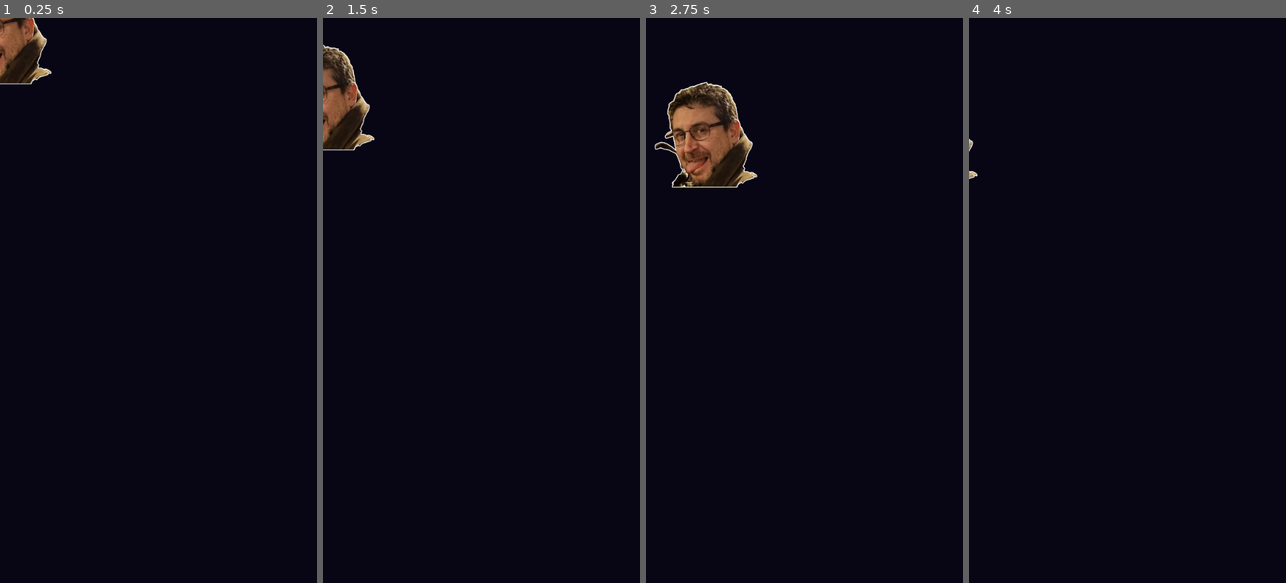
Above: before the commit, frames 1-4 (left to right).
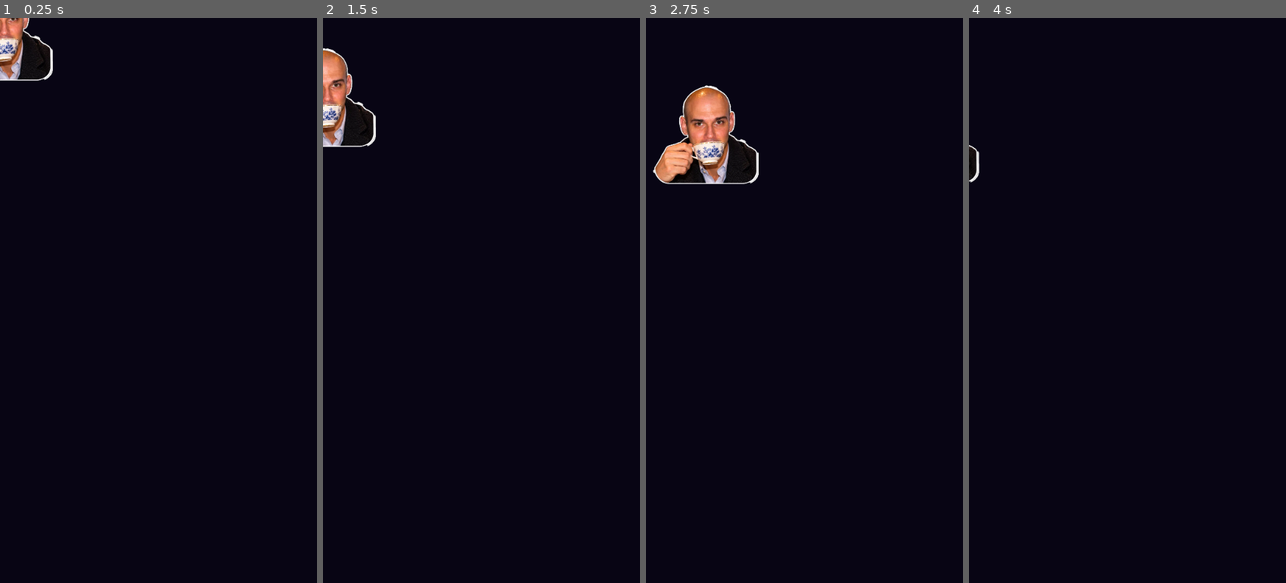
Above: after the commit, the same moments.

Repository: leandroni1983/StarfallInvaders
Game: Godot game, scene res://scenes/bosses/boss_02.tscn
Two runs of this game, one before a commit and one after it. Both use one fixed random seed, a clock stepped at 60 frames per second and the inputs below. This scene is started directly instead of the project's main scene.
Inputs (mouse positions are in pixels of both pictures, inside the frame that each line leads up to):
- Up to frame 1 (0.25 s): no input
- Up to frame 2 (1.5 s): tap Enter (ui_accept) at 0.5, 0.77 s; move the mouse to (551, 272) at 0.52 s; hold Right (move_right) 0.53-1.25 s; hold B (bomb) 0.53-1.25 s; click (551, 272) at 0.67 s; drag from (418, 328) to (465, 413) at 1.27 s
- Up to frame 3 (2.75 s): move the mouse to (836, 176) at 2.02 s; hold Right (move_right) from 2.03 s (still down); hold B (bomb) from 2.03 s (still down)
- Up to frame 4 (4 s): release Right (move_right) at 2.75 s; release B (bomb) at 2.75 s; drag from (1111, 413) to (1032, 215) at 2.77 s; move the mouse to (1222, 385) at 3.52 s; hold Left (move_left) from 3.53 s (still down); hold B (bomb) from 3.53 s (still down); tap Enter (ui_accept) at 3.77 s

The runs differ from the first frame. In frame 1, 1.3% of the frame differs, in the area x 0-17%, y 0-12%; in frame 2, 1.9%; in frame 3, 4.0%, in the area x 2-36%, y 11-30%; in frame 4, 0.1%.

Commit message:
feat: nuevo jefe Farol Faina, frases y README ampliado
- BOSS01 "JUAMPI EVIL": frase de entrada (perfil / puro humo).
- BOSS02 pasa a "SERIAL TE" (sprite serial_te.png) con frase
  "VAMOS A TOMAR UN TE / VENI VENI".
- BOSS03 "FAROL FAINA" (sprite farol_faina.png): abanico de 6 balas y
  navecitas con forma de porcion de pizza (SpriteFactory.pizza_slice()).
- main.gd rota entre los tres jefes (_cycle % 3).
- enemy_minion.gd: export pizza_slice.
- README.md ampliado: indice, bucle de juego, enemigos, jefes con
  frases, mejoras, estructura, arquitectura, arte, audio,
  persistencia, pruebas, Android, herramientas y FAQ.
- tools/check_textures.gd cubre serial_te.png y farol_faina.png.

Diff:
--- a/scenes/bosses/boss_01.tscn
+++ b/scenes/bosses/boss_01.tscn
@@ -16,6 +16,8 @@
 can_shoot = true
 minion_interval = 4.0
 minions_per_spawn = 2
+boss_name = "JUAMPI EVIL"
+intro_message = "AVERIGUEMOS CUAL ES TU PERFIL\nESTOY SEGURO QUE SOS PURO HUMO!!!"
 
 [node name="Sprite2D" type="Sprite2D" parent="."]
 scale = Vector2(0.3, 0.3)
--- a/scenes/bosses/boss_02.tscn
+++ b/scenes/bosses/boss_02.tscn
@@ -16,6 +16,8 @@
 can_shoot = true
 minion_interval = 3.0
 minions_per_spawn = 3
+boss_name = "SERIAL TE"
+intro_message = "VAMOS A TOMAR UN TE\nVENI VENI"
 
 [node name="Sprite2D" type="Sprite2D" parent="."]
 scale = Vector2(0.25, 0.25)
--- /dev/null
+++ b/scenes/bosses/boss_03.tscn
@@ -0,0 +1,40 @@
+[gd_scene load_steps=3 format=3]
+
+[ext_resource type="Script" path="res://scripts/bosses/boss_03.gd" id="1_gor"]
+
+[sub_resource type="RectangleShape2D" id="shape_boss"]
+size = Vector2(128, 128)
+
+[node name="Boss03" type="Area2D"]
+collision_layer = 2
+collision_mask = 1
+script = ExtResource("1_gor")
+health = 70
+speed = 70.0
+points = 800
+shoot_interval = 1.6
+can_shoot = true
+minion_interval = 2.8
+minions_per_spawn = 3
+boss_name = "FAROL FAINA"
+intro_message = "LA QUIERES CON EXTRA QUESO MI AMORRRRRR JAJAJAJA"
+
+[node name="Sprite2D" type="Sprite2D" parent="."]
+scale = Vector2(0.25, 0.25)
+texture_filter = 2
+
+[node name="FirePoint" type="Marker2D" parent="."]
+position = Vector2(0, 64)
+
+[node name="ShootTimer" type="Timer" parent="."]
+wait_time = 1.6
+one_shot = false
+autostart = false
+
+[node name="MinionTimer" type="Timer" parent="."]
+wait_time = 2.8
+one_shot = false
+autostart = false
+
+[node name="CollisionShape2D" type="CollisionShape2D" parent="."]
+shape = SubResource("shape_boss")
--- a/scripts/autoload/SpriteFactory.gd
+++ b/scripts/autoload/SpriteFactory.gd
@@ -58,6 +58,15 @@
 	"W": Color("dbe9ff"), # brillo
 	"K": Color("101a33"), # lente
 	"Y": Color("66e0ff"), # acento
+}
+
+# "Navecita" de Farol Faina: porción de pizza (borde, queso y pepperoni).
+const PALETTE_PIZZA := {
+	"B": Color("8a4b1e"), # borde tostado
+	"Q": Color("d9922f"), # masa
+	"Y": Color("ffd23f"), # queso
+	"O": Color("ff9a2e"), # queso fundido
+	"R": Color("d62b2b"), # pepperoni
 }
 
 const PALETTE_PU_WEAPON := {
@@ -239,6 +248,20 @@
 	"W",
 ]
 
+# PIZZA: porción de pizza (triángulo con borde crujiente y pepperoni). Es el
+# aspecto de las "navecitas" que lanza el jefe Farol Faina.
+const PIZZA_SLICE: PackedStringArray = [
+	"BBBBBBBBB",
+	"QQQQQQQQQ",
+	".YYYYYYY.",
+	".YYRYYYY.",
+	"..YYYYY..",
+	"..YRYRY..",
+	"...YYY...",
+	"...YOY...",
+	"....Y....",
+]
+
 # ---------------------------------------------------------------------------
 # API pública
 # ---------------------------------------------------------------------------
@@ -274,6 +297,9 @@
 
 func bullet_player() -> Texture2D:
 	return _make("bullet_player", BULLET_PLAYER, PALETTE_PLAYER)
+
+func pizza_slice() -> Texture2D:
+	return _make("pizza_slice", PIZZA_SLICE, PALETTE_PIZZA)
 
 func bullet_enemy() -> Texture2D:
 	return _make("bullet_enemy", BULLET_ENEMY, PALETTE_GRUNT)
--- a/scripts/bosses/boss_01.gd
+++ b/scripts/bosses/boss_01.gd
@@ -14,6 +14,9 @@
 ##
 ## El sprite se toma de assets/sprites/bosses/boss_juampi_evil.png. Si el
 ## archivo no existe, cae a un sprite provisional generado por código.
+##
+## Frase de entrada: "AVERIGUEMOS CUAL ES TU PERFIL / ESTOY SEGURO QUE SOS
+## PURO HUMO!!!".
 
 signal health_changed(current: int, maximum: int)
 
@@ -24,7 +27,7 @@
 @export var boss_name: String = "JUAMPI EVIL"
 
 ## Frase que aparece titilando al entrar el jefe (vacía = no mostrar nada).
-@export var intro_message: String = ""
+@export var intro_message: String = "AVERIGUEMOS CUAL ES TU PERFIL\nESTOY SEGURO QUE SOS PURO HUMO!!!"
 
 ## Forma liberada: al morir, este sprite aparece en su lugar con estrellitas y
 ## corazoncitos. Vacío = el jefe simplemente explota.
--- a/scripts/bosses/boss_02.gd
+++ b/scripts/bosses/boss_02.gd
@@ -1,22 +1,22 @@
 extends EnemyBase
 class_name Boss02
 
-## Jefe 02 — "EL INFE".
+## Jefe 02 — "SERIAL TE".
 ##
-## Segundo jefe de cada ciclo (aparece cuando el ciclo es impar). Usa el sprite
-## boss_infe.png con patrón de disparo en salvas y minions diferentes al Boss01.
+## Segundo de la rotación de jefes (aparece en el ciclo % 3 == 1). Usa el sprite
+## serial_te.png con patrón de disparo en salvas y minions diferentes al Boss01.
 ## Al entrar suelta su frase característica, titilando.
 
 signal health_changed(current: int, maximum: int)
 
-const TEXTURE_PATH := "res://assets/sprites/bosses/boss_infe.png"
+const TEXTURE_PATH := "res://assets/sprites/bosses/serial_te.png"
 const MINION := preload("res://scenes/enemies/enemy_minion.tscn")
 
 ## Nombre que muestra el aviso de advertencia.
-@export var boss_name: String = "EL INFE"
+@export var boss_name: String = "SERIAL TE"
 
 ## Frase que aparece titilando al entrar el jefe (vacía = no mostrar nada).
-@export var intro_message: String = "DAME MI PERUANITA\nAH AH AH"
+@export var intro_message: String = "VAMOS A TOMAR UN TE\nVENI VENI"
 
 ## Forma liberada: al morir, este sprite aparece en su lugar con estrellitas.
 ## Vacío = el jefe simplemente explota.
--- /dev/null
+++ b/scripts/bosses/boss_03.gd
@@ -0,0 +1,120 @@
+extends EnemyBase
+class_name Boss03
+
+## Jefe 03 — "FAROL FAINA".
+##
+## Tercero de la rotación de jefes (aparece en el ciclo % 3 == 2). Usa el sprite
+## farol_faina.png con patrón de disparo en abanico de 6 balas, y sus navecitas
+## son tan pedidas que salen con forma de porción de pizza (SpriteFactory
+## `pizza_slice()`), marcadas con `pizza_slice = true`.
+
+signal health_changed(current: int, maximum: int)
+
+const TEXTURE_PATH := "res://assets/sprites/bosses/farol_faina.png"
+const MINION := preload("res://scenes/enemies/enemy_minion.tscn")
+
+## Nombre que muestra el aviso de advertencia.
+@export var boss_name: String = "FAROL FAINA"
+
+## Frase que aparece titilando al entrar el jefe (vacía = no mostrar nada).
+@export var intro_message: String = "LA QUIERES CON EXTRA QUESO MI AMORRRRRR JAJAJAJA"
+
+## Forma liberada: al morir, este sprite aparece en su lugar con estrellitas.
+## Vacío = el jefe simplemente explota.
+@export var soul_texture_path: String = ""
+
+@export var hover_y: float = 140.0
+@export var amplitude: float = 110.0
+@export var frequency: float = 0.9
+@export var fan_bullets: int = 6
+@export var fan_spread_deg: float = 70.0
+@export var minion_interval: float = 2.8
+@export var minions_per_spawn: int = 3
+@export var minion_speed_bonus: float = 25.0
+
+var _origin_x: float = 0.0
+var _entered: bool = false
+var _max_health: int = 1
+
+@onready var minion_timer: Timer = $MinionTimer
+
+func _sprite_texture() -> Texture2D:
+	if ResourceLoader.exists(TEXTURE_PATH):
+		var tex := load(TEXTURE_PATH)
+		if tex is Texture2D:
+			return tex
+	return SpriteFactory.enemy_weaver()
+
+func _ready() -> void:
+	super._ready()
+	_origin_x = position.x
+	_max_health = maxi(health, 1)
+	health_changed.emit(health, _max_health)
+	if has_node("MinionTimer"):
+		minion_timer.wait_time = minion_interval
+		minion_timer.timeout.connect(_on_minion_timeout)
+		minion_timer.start()
+
+func _move(delta: float) -> void:
+	_time += delta
+	if not _entered:
+		position.y += speed * delta
+		if position.y >= hover_y:
+			position.y = hover_y
+			_entered = true
+			_origin_x = position.x
+		return
+	position.x = _origin_x + sin(_time * frequency) * amplitude
+	position.y = hover_y + cos(_time * 0.9) * 10.0
+
+func _on_shoot_timeout() -> void:
+	if not GameManager.game_running:
+		return
+	_fire_fan()
+
+func _fire_fan() -> void:
+	var count := maxi(fan_bullets, 1)
+	var spread := deg_to_rad(fan_spread_deg)
+	for i in count:
+		var t := 0.0 if count == 1 else float(i) / float(count - 1) - 0.5
+		var angle := (PI * 0.5) + t * spread
+		_spawn_bullet_dir(Vector2.RIGHT.rotated(angle))
+
+func _on_minion_timeout() -> void:
+	if not GameManager.game_running:
+		return
+	_spawn_minions()
+
+func _spawn_minions() -> void:
+	var count := maxi(minions_per_spawn, 1)
+	var layer := get_tree().get_first_node_in_group("enemy_layer")
+	if layer == null:
+		layer = get_parent()
+	if layer == null:
+		return
+	for i in count:
+		var minion: Area2D = MINION.instantiate()
+		minion.speed += minion_speed_bonus
+		# "Navecita" con forma de porción de pizza (marca el pedido del jefe).
+		if "pizza_slice" in minion:
+			minion.pizza_slice = true
+		layer.add_child(minion)
+		var offset_x := (float(i) - (float(count) - 1.0) * 0.5) * 28.0
+		minion.global_position = global_position + Vector2(offset_x, 52.0)
+		if minion.has_method("reset_origin"):
+			minion.reset_origin()
+		if minion.has_node("ShootTimer"):
+			var st := minion.get_node("ShootTimer") as Timer
+			if st != null:
+				st.wait_time = maxf(1.4, st.wait_time * 0.8)
+				st.start()
+
+func _on_body_entered(body: Node2D) -> void:
+	if body is Player:
+		body.take_damage(1)
+
+func take_damage(damage: int) -> void:
+	if health > 0:
+		AudioManager.play_sfx("boss_hit")
+	super.take_damage(damage)
+	health_changed.emit(maxi(health, 0), _max_health)
--- a/scripts/enemies/enemy_minion.gd
+++ b/scripts/enemies/enemy_minion.gd
@@ -8,11 +8,15 @@
 
 @export var amplitude: float = 14.0
 @export var frequency: float = 6.0
+## "Navecita" con forma de porción de pizza (la usa Farol Faina).
+@export var pizza_slice: bool = false
 
 var _origin_x: float = 0.0
 var _phase: float = 0.0
 
 func _sprite_texture() -> Texture2D:
+	if pizza_slice:
+		return SpriteFactory.pizza_slice()
 	return SpriteFactory.enemy_minion()
 
 func _ready() -> void:
--- a/scripts/main/main.gd
+++ b/scripts/main/main.gd
@@ -10,6 +10,7 @@
 const ENEMY_SNIPER := preload("res://scenes/enemies/enemy_sniper.tscn")
 const BOSS := preload("res://scenes/bosses/boss_01.tscn")
 const BOSS2 := preload("res://scenes/bosses/boss_02.tscn")
+const BOSS3 := preload("res://scenes/bosses/boss_03.tscn")
 const POWERUP := preload("res://scenes/items/powerup.tscn")
 const EXPLOSION := preload("res://scenes/effects/explosion.tscn")
 
@@ -422,9 +423,12 @@
 # Jefe
 # ---------------------------------------------------------------------------
 func _spawn_boss() -> void:
+	# Cada ciclo rota entre los tres jefes: Juampi Evil, Serial Te y Farol Faina.
 	var boss_scene := BOSS
-	if (_cycle % 2) == 1:
+	if (_cycle % 3) == 1:
 		boss_scene = BOSS2
+	elif (_cycle % 3) == 2:
+		boss_scene = BOSS3
 	var boss: Area2D = boss_scene.instantiate()
 	# Escalado de dificultad del jefe según el ciclo y el modo elegido.
 	var hard_mult := 1.3 if GameManager.is_hard() else 1.0
--- a/tools/check_textures.gd
+++ b/tools/check_textures.gd
@@ -9,6 +9,8 @@
 	"res://assets/sprites/bosses/boss_juampi_evil.png",
 	"res://assets/sprites/bosses/boss_juampi_angel.png",
 	"res://assets/sprites/bosses/boss_infe.png",
+	"res://assets/sprites/bosses/serial_te.png",
+	"res://assets/sprites/bosses/farol_faina.png",
 	"res://assets/sprites/ui/title_logo.png",
 	"res://assets/sprites/ui/app_icon.png",
 ]
Binary file added: assets/sprites/bosses/farol_faina.png
Not shown, added: assets/sprites/bosses/farol_faina.png.import
Not shown, added: scripts/bosses/boss_03.gd.uid
Not shown, changed: README.md
